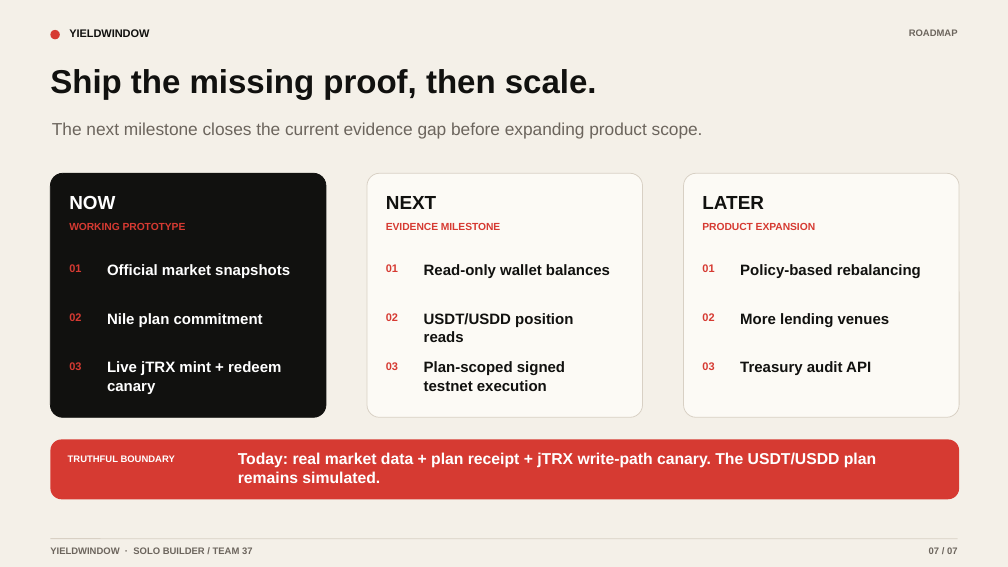
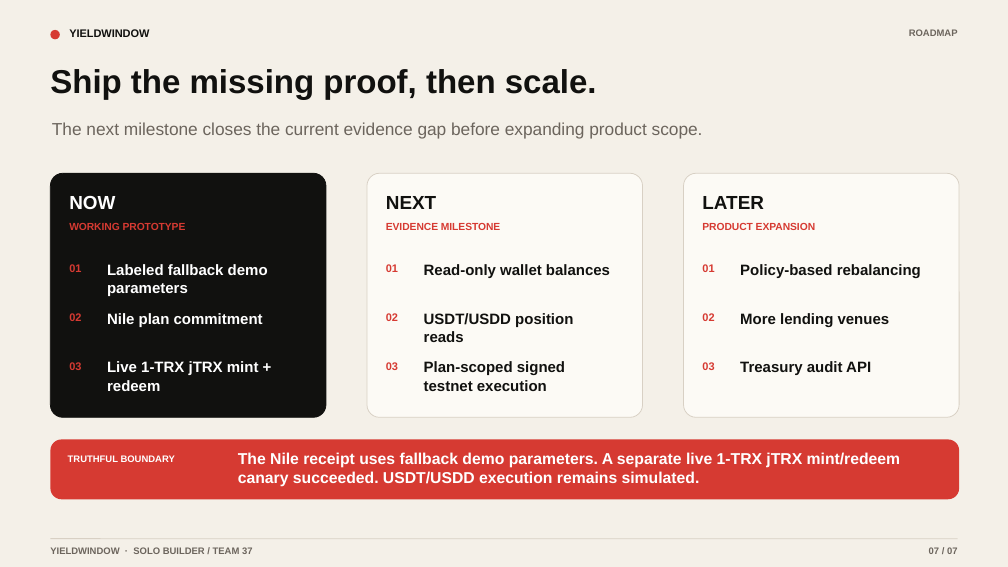
Before and after one commit to Jimmycoding0301/gwdc-2026-yieldwindow, a slide deck: slide 7 of docs/submission/pitch-deck.pptx. Drawn at 1008x567 pixels with LibreOffice and Linux fonts; fonts in the diff are those of the drawing. Boxes give left, top, right and bottom in pixels: in the first picture for what was removed or moved away, otherwise in the second. Text is boxed around its words. In the diff, an @@ line names an element or a change of style, - is before the commit and + after.

Commit message:
Clarify YieldWindow evidence boundary

```diff
--- a/docs/submission/pitch-deck.pptx
+++ b/docs/submission/pitch-deck.pptx
@@ text at (107, 264, 268, 296): text changed @@
-Official market snapshots
+Labeled fallback demo parameters
@@ text at (107, 361, 259, 391): text changed @@
-Live jTRX mint + redeem canary
+Live 1-TRX jTRX mint + redeem
@@ text at (238, 452, 901, 487): text changed @@
-Today: real market data + plan receipt + jTRX write-path canary. The USDT/USDD plan remains simulated.
+The Nile receipt uses fallback demo parameters. A separate live 1-TRX jTRX mint/redeem canary succeeded. USDT/USDD execution remains simulated.
```
